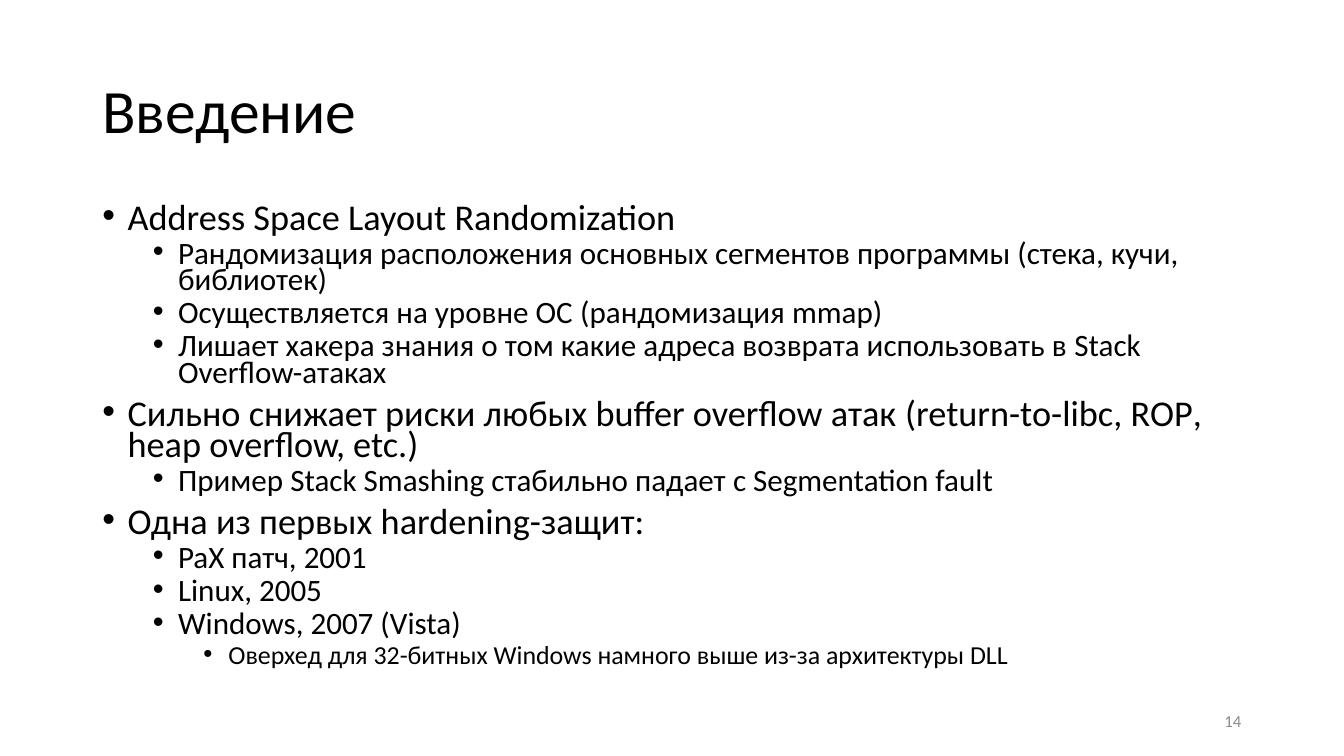
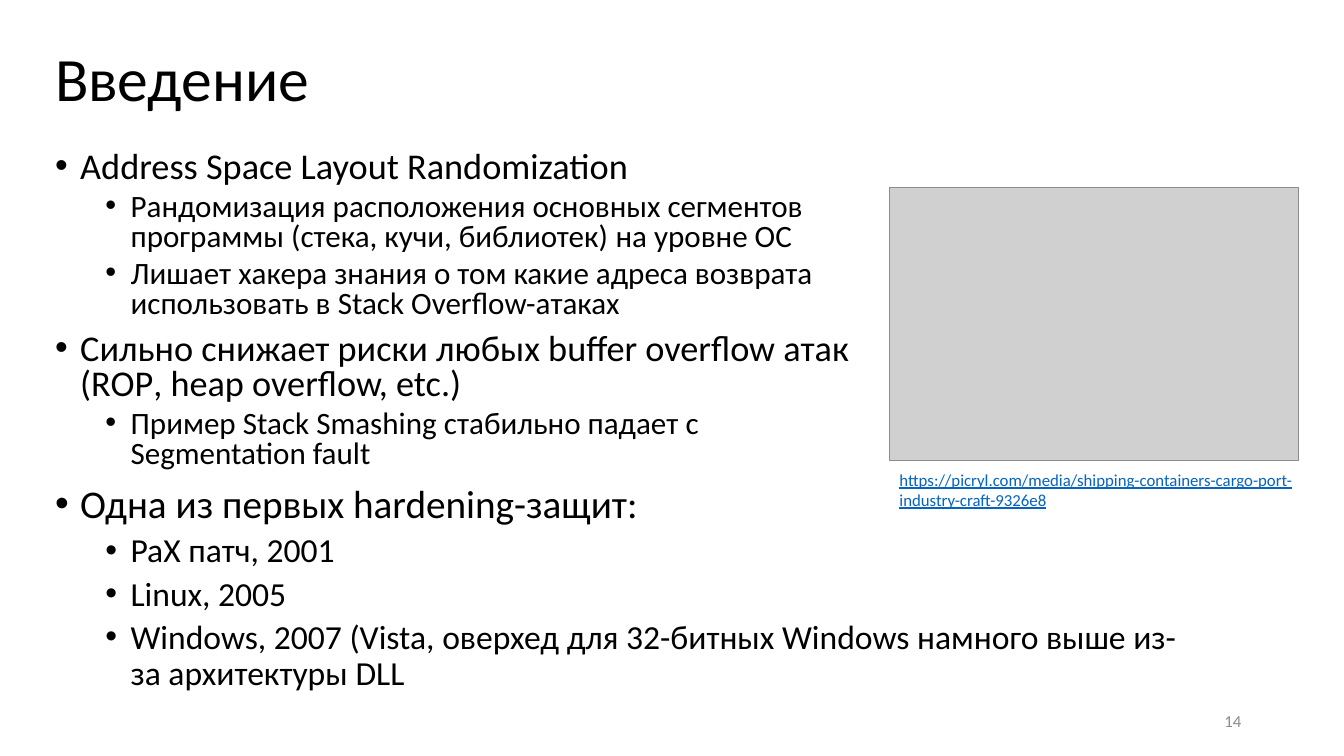
Before and after one commit to yugr/slides, a slide deck: slide 14 of CppZeroCost/2025/RU.pptx. Drawn at 1344x756 pixels with LibreOffice and Linux fonts; fonts in the diff are those of the drawing; grey boxes stand for pictures. Boxes give left, top, right and bottom in pixels: in the first picture for what was removed or moved away, otherwise in the second. Text is boxed around its words. In the diff, an @@ line names an element or a change of style, - is before the commit and + after.

```diff
--- a/CppZeroCost/2025/RU.pptx
+++ b/CppZeroCost/2025/RU.pptx
@@ title "Введение" moved from (x1=102, y1=93, x2=356, y2=143) to (x1=55, y1=61, x2=309, y2=111) @@
@@ text "Address Space Layout Randomization" moved from (x1=128, y1=204, x2=1202, y2=669) to (x1=80, y1=153, x2=848, y2=470) @@
@@ text at (x1=80, y1=153, x2=812, y2=470): line spacing 0.7 to 0.8 @@
@@ text at (x1=131, y1=197, x2=803, y2=252): text changed @@
-  • Рандомизация расположения основных сегментов программы (стека, кучи, библиотек)
-  • Осуществляется на уровне ОС (рандомизация mmap)
+  • Рандомизация расположения основных сегментов программы (стека, кучи, библиотек) на уровне ОС
@@ picture added at (x1=890, y1=188, x2=1300, y2=461) @@
@@ text at (x1=80, y1=335, x2=848, y2=402): text changed @@
-• Сильно снижает риски любых buffer overflow атак (return-to-libc, ROP, heap overflow, etc.)
+• Сильно снижает риски любых buffer overflow атак (ROP, heap overflow, etc.)
@@ text added at (x1=899, y1=474, x2=1291, y2=509), 12 pt, text #0563C1, underline @@
+https://picryl.com/media/shipping-containers-cargo-port-industry-craft-9326e8
@@ text added at (x1=80, y1=490, x2=1176, y2=691), 24 pt, text #000000 @@
+• Одна из первых hardening-защит:
+  • PaX патч, 2001
+  • Linux, 2005
+  • Windows, 2007 (Vista, оверхед для 32-битных Windows намного выше из-за архитектуры DLL
@@ text at (x1=128, y1=508, x2=1008, y2=669): paragraphs removed @@
-• Одна из первых hardening-защит:
-  • PaX патч, 2001
-  • Linux, 2005
-  • Windows, 2007 (Vista)
-    • Оверхед для 32-битных Windows намного выше из-за архитектуры DLL
```
Also in this commit, not shown: 1 other slide changed, 1 slide added, 2 other files.
